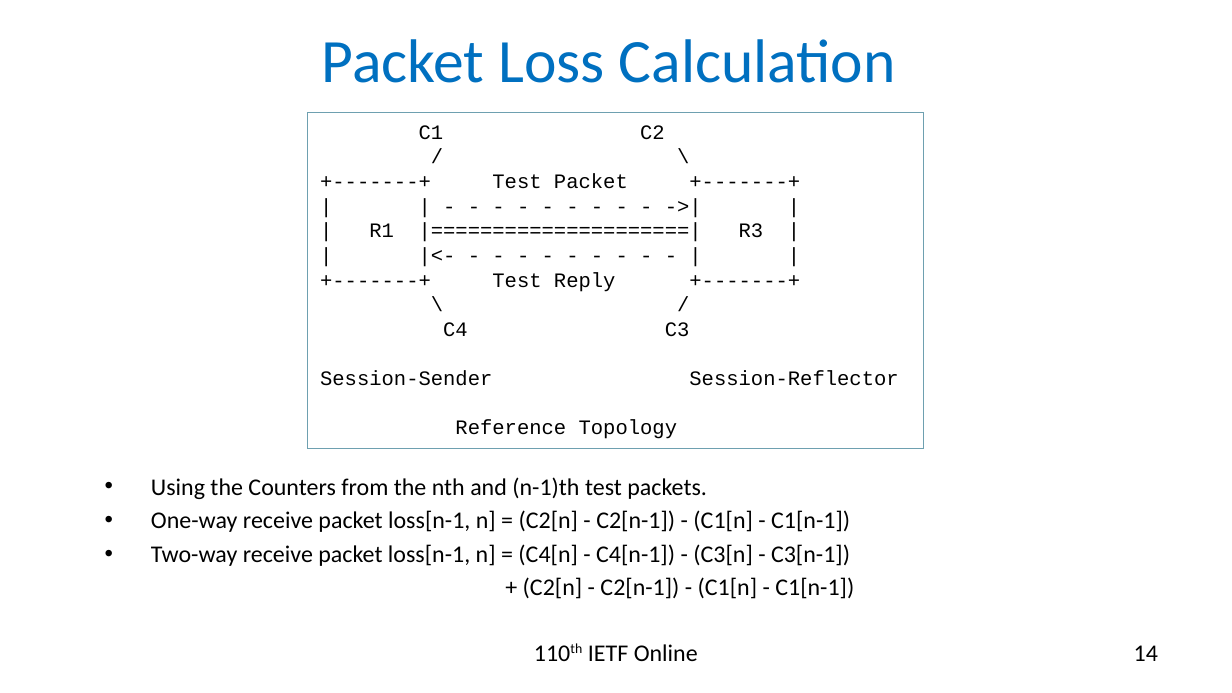
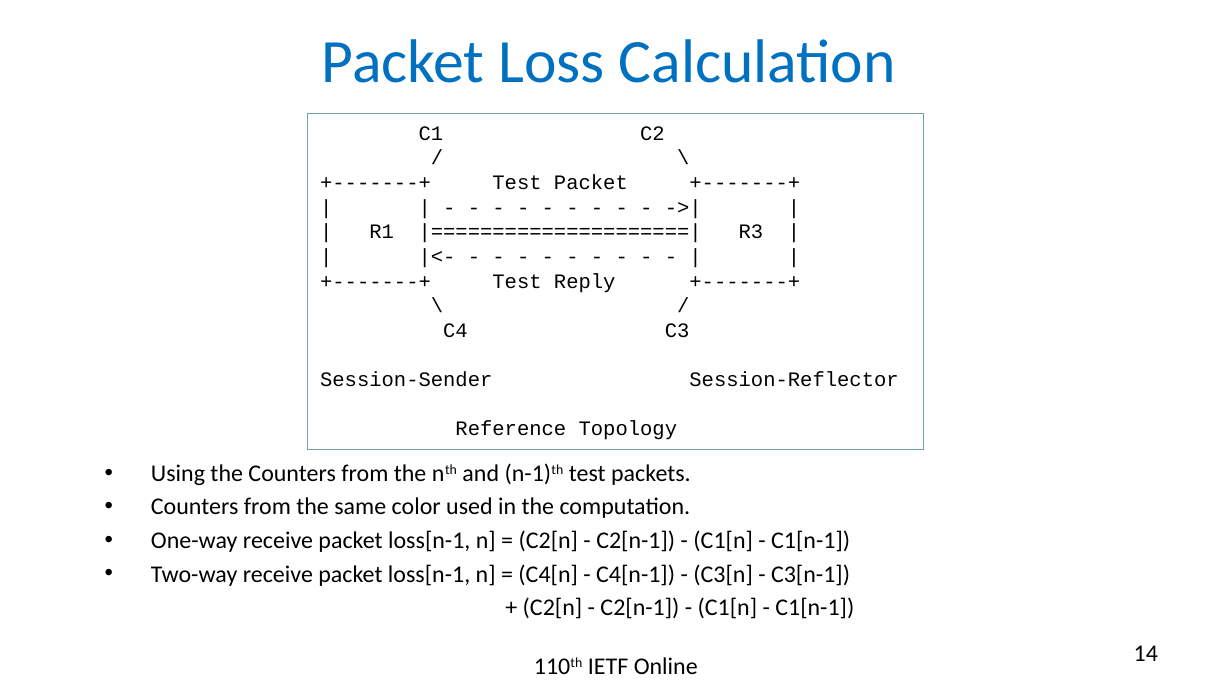
Before and after one commit to rakgandhi/ietf-slides, a slide deck: slide 14 of draft-gandhi-ippm-stamp-srpm-01.pptx. Drawn at 1232x693 pixels with LibreOffice and Linux fonts; fonts in the diff are those of the drawing. Boxes give left, top, right and bottom in pixels: in the first picture for what was removed or moved away, otherwise in the second. Text is boxed around its words. In the diff, an @@ line names an element or a change of style, - is before the commit and + after.

```diff
--- a/draft-gandhi-ippm-stamp-srpm-01.pptx
+++ b/draft-gandhi-ippm-stamp-srpm-01.pptx
@@ text "Using the Counters from the ..." moved from (x1=151, y1=477, x2=854, y2=599) to (x1=151, y1=463, x2=854, y2=619) @@
@@ text at (x1=151, y1=463, x2=691, y2=485): now superscript in "nth (n-1)th" @@
@@ text at (x1=151, y1=497, x2=691, y2=518): paragraph added @@
+• Counters from the same color used in the computation.
@@ text "110th IETF Online" moved from (x1=588, y1=644, x2=698, y2=661) to (x1=588, y1=657, x2=698, y2=674) @@
```
Also in this commit, not shown: 2 other slides changed, 3 other files.
